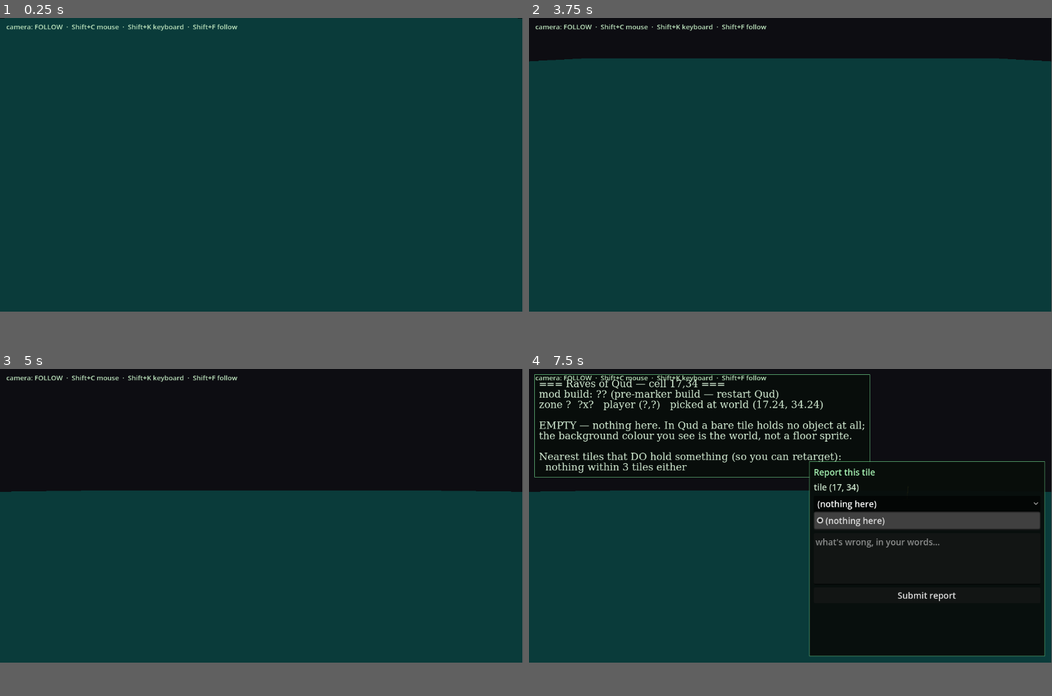
Above: before the commit, frames 1-4 (two rows, left to right).
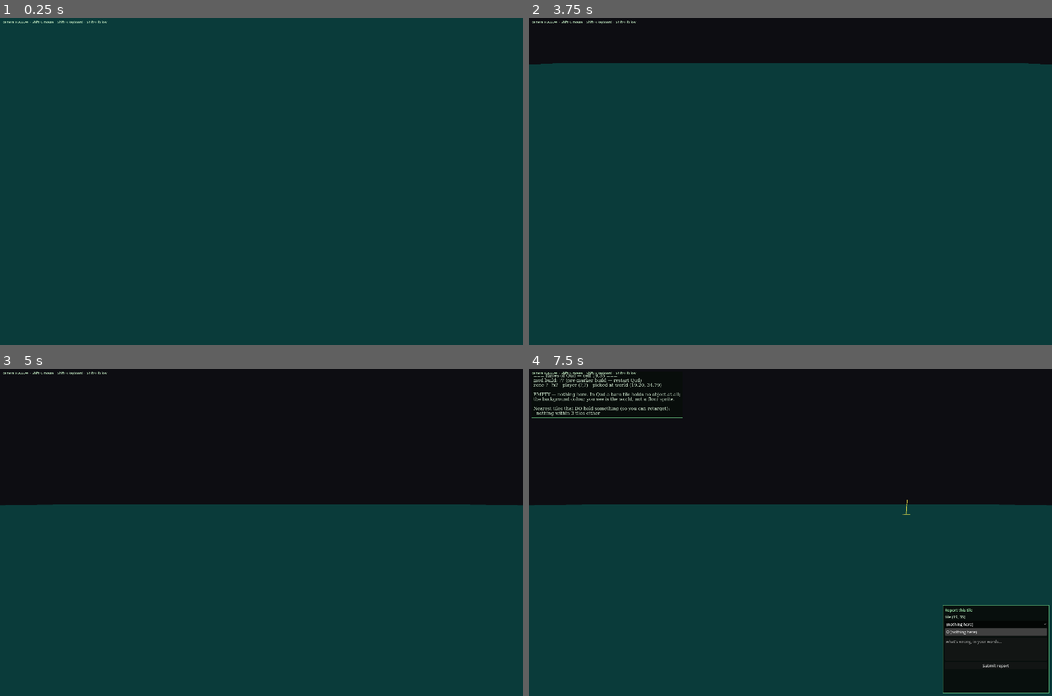
Above: after the commit, the same moments.

Repository: DazzlingDukeOfLazers/raves-of-qud
Game: Godot game, scene res://Main.tscn
Two runs of this game, one before a commit and one after it. Both use one fixed random seed, a clock stepped at 60 frames per second and the inputs below.
Inputs (mouse positions are in pixels of both pictures, inside the frame that each line leads up to):
- Up to frame 1 (0.25 s): no input
- Up to frame 2 (3.75 s): tap Enter at 0.5, 2, 3.5 s; move the mouse to (905, 148) at 0.52 s; hold Right 0.53-1.25 s; hold Shift 0.53-1.25 s; click (905, 148) at 0.67 s; tap Space at 0.77, 1.25, 2.75 s; drag from (685, 178) to (764, 224) at 1.27 s; move the mouse to (842, 99) at 2.02 s; hold Right 2.03-2.75 s; hold E 2.03-2.75 s; drag from (764, 224) to (633, 119) at 2.77 s; move the mouse to (947, 207) at 3.52 s; hold Left from 3.53 s (still down); hold F from 3.53 s (still down)
- Up to frame 3 (5 s): tap Space at 3.77 s; release Left at 4.25 s; release F at 4.25 s; drag from (104, 470) to (183, 440) at 4.27 s
- Up to frame 4 (7.5 s): tap Space at 5, 6.77 s; move the mouse to (816, 516) at 5.02 s; hold Down 5.03-5.75 s; tap C at 5.1 s; click (816, 516) at 5.17 s; drag from (712, 440) to (685, 529) at 5.77 s; move the mouse to (905, 499) at 6.52 s; hold Up 6.53-7.25 s; tap I at 6.6 s; click "(nothing here)" at 7.25 s
In our replay, the window is 799x449 before the commit and 800x500 after it. These sizes can differ from the game's own. Grey fills any space a smaller window leaves; there, only what the larger window draws over its background counts as a difference.

The runs differ from the first frame. In frame 1, 0.4% of the frame differs, in the area x 0-100%, y 0-4%; in frame 2, 1.8%; in frame 3, 4.6%; in frame 4, 28%, in the area x 0-100%, y 0-100%.

Commit message:
Forced panels use their own art, not a missing _ew sibling
Filed report: "Now it's just showing a flat rectangle".

_fence_half always drew a panel using the family's _ew elevation, which
is right for real directional families (fence_ns -> fence_ew) so every
segment of a run reads consistently. But a tile forced onto the panel
path by a USER VERDICT need not belong to such a family: sw_waterwheel_1
has no sw_waterwheel_ew, so _mask() returned null and the material fell
back to albedo_color -- a solid rectangle where the wheel should be.

_panel_art() falls back to the tile's own art when the family variant
does not exist. The wheel's 22 opaque rows now give a 1.32-high panel of
actual wheel.

Found by the report form in one round trip, which is what it is for.

Co-Authored-By: Claude Opus 4.8 <noreply@anthropic.com>

Diff:
--- a/godot/ZoneRenderer.gd
+++ b/godot/ZoneRenderer.gd
@@ -360,13 +360,25 @@
 		return WALL_H          # sight-blocking: tent walls stand full height
 	# Scale to the art. An axle is 2 opaque rows; stretching that to a fence's
 	# 0.6 would smear a thin shaft into a tall band.
-	var img := _mask(_family_ew(tile))
+	var img := _mask(_panel_art(tile))
 	if img == null:
 		return FENCE_H
 	var rows: float = _opaque_v(img).y * img.get_height()
 	if rows <= 0.0:
 		return FENCE_H
 	return maxf(0.05, FENCE_H * rows / PANEL_REF_ROWS)
+
+## The art a panel should actually draw.
+##
+## Directional families (fence_ns, pipe_ne, tent_nw) all use their `_ew` elevation
+## so every segment of a run reads consistently. But a tile forced onto the panel
+## path by a USER VERDICT need not belong to such a family at all: `sw_waterwheel_1`
+## has no `sw_waterwheel_ew` sibling, so asking for one yielded a null mask and the
+## material fell back to a solid colour — a flat rectangle where the wheel should
+## be. Fall back to the tile's own art when the family variant doesn't exist.
+func _panel_art(tile: String) -> String:
+	var ew := _family_ew(tile)
+	return ew if _mask(ew) != null else tile
 
 # A "family_<dirs>" tile (fence_ns, ironfence_ew, pipe_ne, bare fence_) is a
 # directional connector. Returns the dirs string ("", "ns", "ew", "ne"...) or null.
@@ -409,7 +421,7 @@
 func _fence_half(cx: int, cy: int, d: String, tile: String, main_c: String, detail_c: String, h := FENCE_H, fill := Fill.NONE) -> void:
 	var mi := _take_fence()
 	var half := "r" if (d == "e" or d == "s") else "l"
-	mi.material_override = _fence_material(_family_ew(tile), main_c, detail_c, half, fill)
+	mi.material_override = _fence_material(_panel_art(tile), main_c, detail_c, half, fill)
 	mi.scale = Vector3(0.5, h, 1.0)
 	var pos := Vector3(cx, h * 0.5, cy)
 	var rot := 0.0
--- a/godot/project.godot
+++ b/godot/project.godot
@@ -18,10 +18,7 @@
 run/main_scene="res://Main.tscn"
 config/features=PackedStringArray("4.7", "Forward Plus")
 
-[rendering]
+[display]
 
-; Canvas/2D default is LINEAR so UI TEXT is antialiased. This was NEAREST, which
-; applies to font atlases too and made every glyph pixel-crawl. Tile crispness does
-; not depend on it: ZoneRenderer sets TEXTURE_FILTER_NEAREST on its own 3D
-; materials and sprites, and the checkerboard sets it explicitly.
-textures/canvas_textures/default_texture_filter=1
+window/size/viewport_width=3840
+window/size/viewport_height=2160
